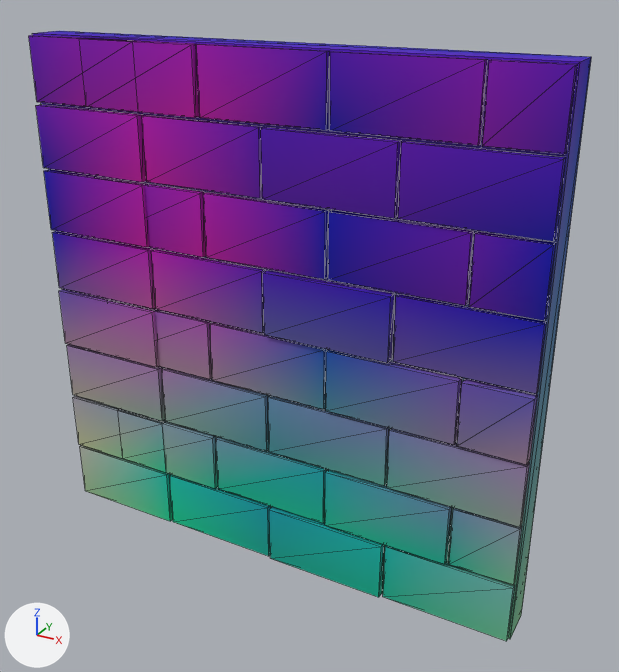
The glTF model assets/kit/wall_4x4.glb as it was, and as the next commit left it.
Rendered twice from a 50 mm lens placed at (3.05, -5.05, 4.5), pointed at (0.22, 0.09, 1.93). The axes (+X, +Y, +Z) are drawn at lower left. The lights are the same throughout. The first picture is the older version. Mesh edges are drawn as thin lines. Vertices at exactly the same position are counted once.

In view in the first picture: 'wall_4x4'.
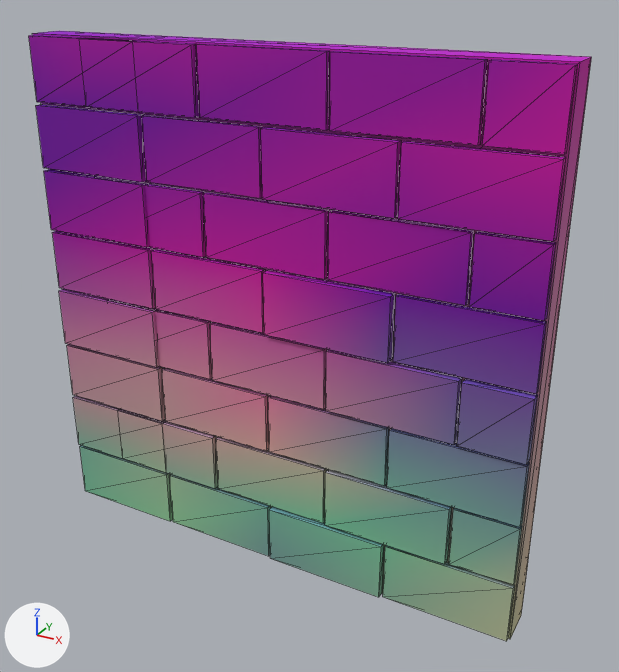
Where the change shows, as pixel boxes (x1, y1, x2, y2) in the pictures (619 x 672 px):
```json
{"part": 1, "of": "me_wall_4x4", "change": "recoloured", "before": [29, 31, 591, 641], "after": [29, 31, 591, 641]}
```

Scene script edits in JSON lines:
```json
{"block": "me_wall_4x4", "where": "me_wall_4x4.from_pydata(...)  # 584 vertices, 876 faces; spans x -2.0..2.0, y -0.21..0.21, z 0.0..4.0"}
{"block": "me_wall_4x4", "where": "# used by ob_wall_4x4; location = (0.0, 0.0, 0.0)"}
{"block": "me_wall_4x4", "change": "me_wall_4x4 part 1: 876 faces centred in x -2.0..2.0, y -0.21..0.21, z 0.0..4.0 are repainted in the vertex colours, in many colours"}
```
